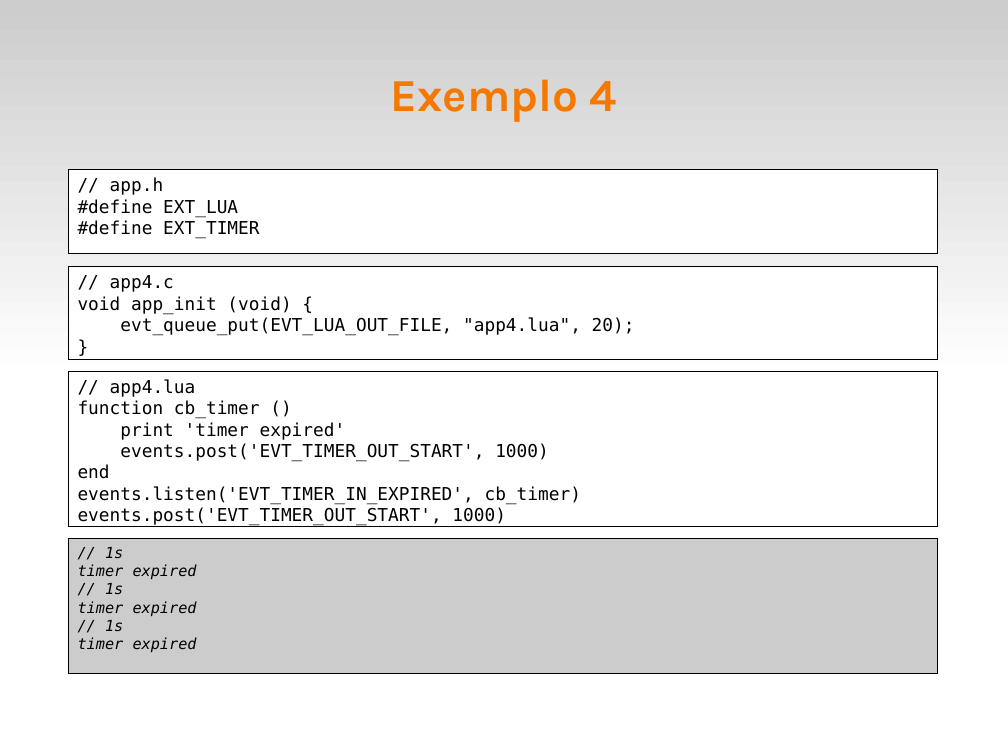
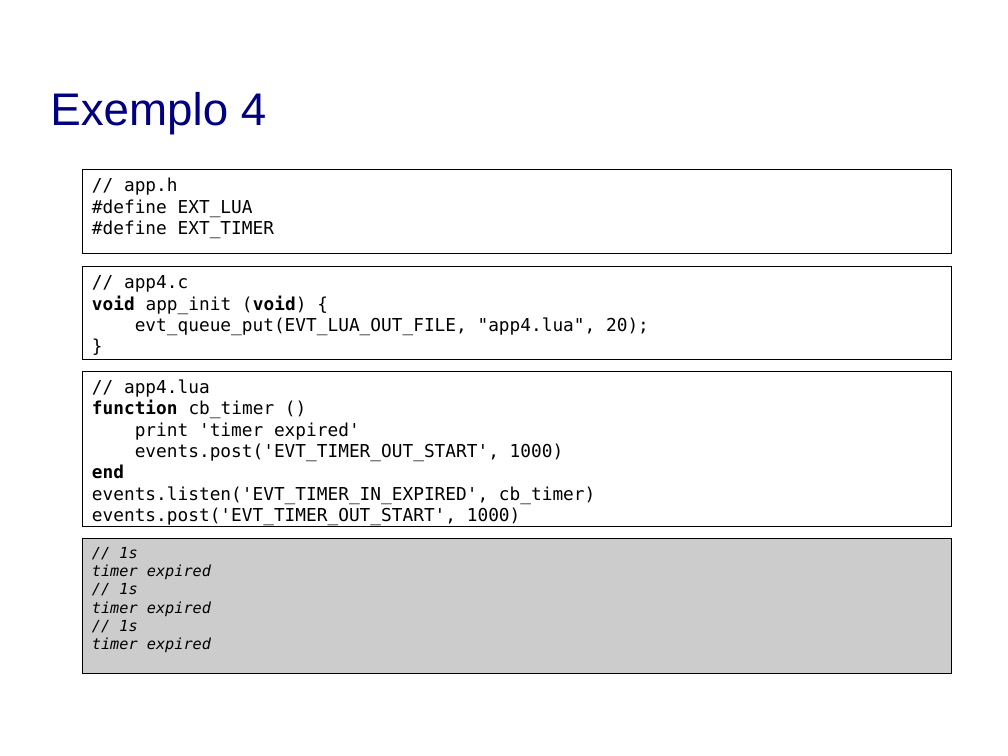
Before and after one commit to fsantanna/events, a slide deck: slide 16 of evt.odp. Drawn at 1008x756 pixels with LibreOffice and Linux fonts; fonts in the diff are those of the drawing; background and template pictures are left out. Boxes give left, top, right and bottom in pixels: in the first picture for what was removed or moved away, otherwise in the second. Text is boxed around its words. In the diff, an @@ line names an element or a change of style, - is before the commit and + after.

```diff
--- a/evt.odp
+++ b/evt.odp
@@ rectangle removed at <box>0,0,1008,378</box> @@
@@ title "Exemplo 4": place and size @@
-title "Exemplo 4" at <box>391,79,617,122</box>
+title "Exemplo 4" at <box>50,92,266,135</box>
@@ title "Exemplo 4" at <box>50,92,266,135</box>: font Karla to Arial, text colour #F57900 to #000080, bold off; alignment centre to left @@
@@ text in rectangle at <box>92,296,307,315</box>: bold on in "void (void)" @@
@@ 4 rectangles: place and size @@
-4 rectangles at <box>69,169,938,674</box>
+4 rectangles at <box>83,169,952,674</box>
@@ text in rectangle at <box>92,400,275,479</box>: bold on in "function", "end" @@
```
Also in this commit, not shown: 21 other slides changed, 3 slides added.
